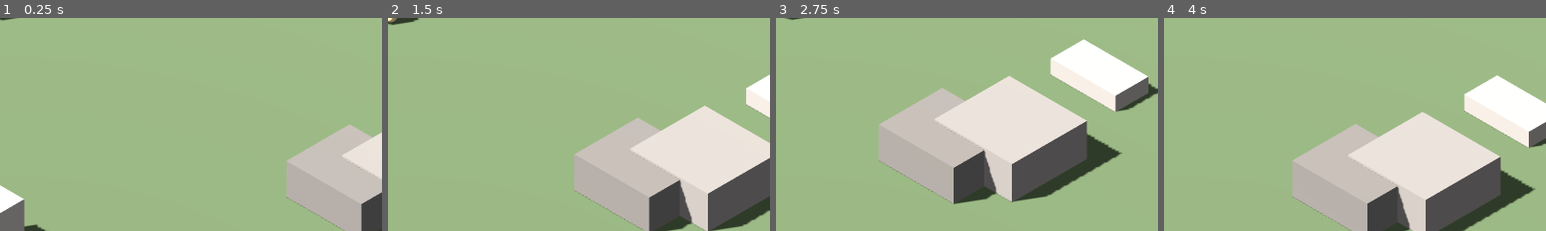
Above: before the commit, frames 1-4 (left to right).
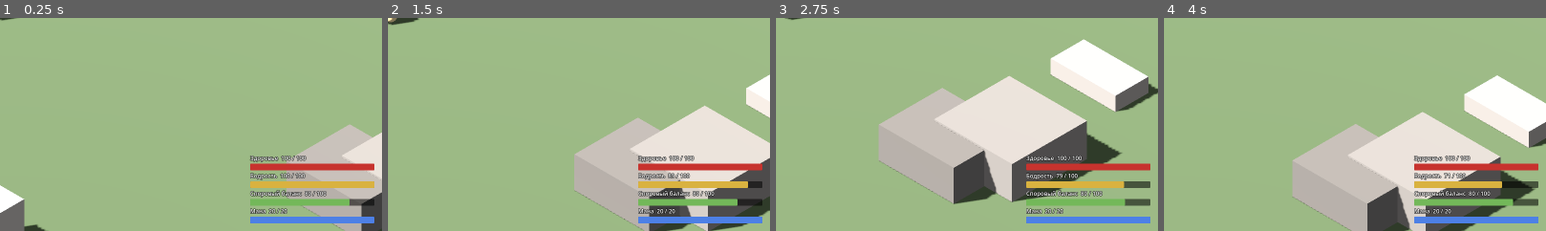
Above: after the commit, the same moments.

Repository: lama2x2/cheater-rpg
Game: Godot game, scene res://scenes/main.tscn
Same seed, same stepped clock (60 frames per second), same inputs: the game is played once before the commit and once after it.
Inputs (mouse positions are % of the whole screen's width and height, from its top left):
- Up to frame 1 (0.25 s): no input
- Up to frame 2 (1.5 s): move the mouse to (72, 45) at 0.52 s; hold D (move_right) 0.53-1.28 s; hold Shift (sprint) 0.53-1.28 s; click (72, 45) at 0.67 s; move the mouse to (30, 55) at 1.27 s; hold S (move_back) from 1.28 s (still down); tap Shift (sprint) at 1.35 s
- Up to frame 3 (2.75 s): move the mouse to (60, 27) at 2.02 s; release S (move_back) at 2.03 s; hold D (move_right) from 2.03 s (still down); hold Shift (sprint) from 2.03 s (still down)
- Up to frame 4 (4 s): move the mouse to (45, 70) at 2.77 s; release D (move_right) at 2.78 s; release Shift (sprint) at 2.78 s; hold W (move_forward) 2.78-3.53 s; tap Shift (sprint) at 2.85 s; click (45, 70) at 2.92 s; move the mouse to (80, 65) at 3.52 s; hold A (move_left) from 3.53 s (still down); hold Shift (sprint) from 3.53 s (still down)
The pictures show only the part of the screen within x 50-100%, y 50-100%; the shares and areas given below are measured in that part.

The runs differ from the first frame. In frame 1, 5.4% of the frame differs, in the area x 65-98%, y 64-97%; in frame 2, 5.4%; in frame 3, 5.1%; in frame 4, 5.4%.

Commit message:
M1.2: шкалы — здоровье, бодрость, споровый баланс, мана
- src/core/vitals.gd + data/vitals.json: расход, восстановление, штрафы ниже 50%, смерть на нуле
- спринт тратит бодрость, выдохшийся бежит снова с 25
- полоски в HUD, сообщения лога о споровом балансе
- сохранения v2: шкалы в секции player, миграция v1 → v2

Co-Authored-By: Claude Opus 5.5 <noreply@anthropic.com>

Diff:
--- a/data/text/ru.json
+++ b/data/text/ru.json
@@ -36,6 +36,21 @@
     "death_final": [
       "Жизни закончились. Система подводит итоги."
     ],
+    "stamina_out": [
+      "Бодрость на нуле. Рекомендация: отдышаться. Твари, впрочем, не рекомендуют.",
+      "Дыхание сбито. Бег временно недоступен."
+    ],
+    "spore_low": [
+      "Споровый баланс ниже нормы. Иммунитет работает вполсилы. Рекомендация: живчик.",
+      "Споровый баланс падает. Самочувствие объекта — тоже."
+    ],
+    "spore_critical": [
+      "Споровый баланс критический. Без живчика объект скоро станет кормом. Для чего-нибудь.",
+      "Критический споровый баланс. Система начинает отсчёт."
+    ],
+    "spore_ok": [
+      "Споровый баланс в норме. Можно жить дальше."
+    ],
     "game_saved": [
       "Состояние объекта зафиксировано ({slot})."
     ],
--- /dev/null
+++ b/data/vitals.json
@@ -0,0 +1,41 @@
+{
+  "_doc": "Шкалы героя (docs/spec/03_character.md, 3.3). Время: stamina — в реальных секундах, остальное — в игровых минутах/часах.",
+  "health": {
+    "max_base": 100,
+    "max_per_endurance_level": 10,
+    "regen_per_game_hour": 6
+  },
+  "stamina": {
+    "max_base": 100,
+    "max_per_endurance_level": 5,
+    "sprint_cost_per_second": 14,
+    "regen_per_second": 18,
+    "regen_delay_seconds": 1.0,
+    "sprint_restart_at": 25
+  },
+  "spore_balance": {
+    "max": 100,
+    "start": 80,
+    "decay_per_game_hour": 4,
+    "decay_per_stamina_spent": 0.01,
+    "penalty_below": 0.5,
+    "critical_below": 0.15,
+    "penalty_at_zero": {
+      "stamina_regen": 0.4,
+      "health_regen": 0.0,
+      "speed": 0.85
+    }
+  },
+  "mana": {
+    "max_base": 20,
+    "max_per_mental_level": 5,
+    "regen_per_game_hour": 4,
+    "regen_per_mental_level": 0.5
+  },
+  "respawn": {
+    "health": 1.0,
+    "stamina": 1.0,
+    "spore_balance_min": 0.6,
+    "mana": 0.0
+  }
+}
--- a/src/actors/player.gd
+++ b/src/actors/player.gd
@@ -33,9 +33,12 @@
 	var direction := Vector3.ZERO
 	if camera:
 		direction = Vector3(input.x, 0.0, input.y).rotated(Vector3.UP, camera.global_rotation.y)
-	var sprinting := Input.is_action_pressed("sprint") and direction.length() > 0.1
+	var vitals := PlayerState.vitals
+	var sprinting := Input.is_action_pressed("sprint") and direction.length() > 0.1 and vitals.can_sprint()
+	vitals.tick(delta, GameClock.game_minutes_for(delta), sprinting)
 	var speed: float = float(_tuning["sprint_speed"]) if sprinting else float(_tuning["walk_speed"])
 	speed *= 1.0 + float(_tuning["speed_bonus_per_level"]) * (PlayerState.stats.get_level("speed") - 1)
+	speed *= vitals.speed_multiplier()
 
 	velocity.x = direction.x * speed
 	velocity.z = direction.z * speed
--- a/src/core/save_format.gd
+++ b/src/core/save_format.gd
@@ -5,11 +5,24 @@
 ##
 ## Файл: {"save_version": N, "saved_at": unix, "sections": {"clock": {...}, "player": {...}, ...}}
 ## Миграция — функция (data: Dictionary) -> Dictionary, переводит версию K в K+1.
+##
+## История версий:
+##   1 — clock, player (stats, lives, deaths), log, hero.
+##   2 — player.vitals (шкалы). Старые сейвы получают шкалы по умолчанию.
 
-const VERSION := 1
+const VERSION := 2
 
-## Миграции по исходной версии: {K: Callable}. Пока пусто — формат v1 первый.
-const MIGRATIONS := {}
+
+## Миграции по исходной версии: {K: Callable}.
+static func migrations() -> Dictionary:
+	return {1: _v1_to_v2}
+
+
+static func _v1_to_v2(data: Dictionary) -> Dictionary:
+	var player: Dictionary = data["sections"].get("player", {})
+	if not player.is_empty() and not player.has("vitals"):
+		player["vitals"] = {}
+	return data
 
 
 static func wrap(sections: Dictionary, saved_at: float) -> Dictionary:
@@ -17,7 +30,9 @@
 
 
 ## Доводит данные до текущей версии. Возвращает {} и пишет ошибку, если это невозможно.
-static func migrate(data: Dictionary, migrations: Dictionary = MIGRATIONS, target: int = VERSION) -> Dictionary:
+## migration_table: null — встроенные migrations(); тесты передают свою таблицу.
+static func migrate(data: Dictionary, migration_table: Variant = null, target: int = VERSION) -> Dictionary:
+	var table: Dictionary = migrations() if migration_table == null else migration_table
 	if not data.has("save_version"):
 		push_error("Сохранение без save_version")
 		return {}
@@ -27,10 +42,10 @@
 		return {}
 	var result := data.duplicate(true)
 	while version < target:
-		if not migrations.has(version):
+		if not table.has(version):
 			push_error("Нет миграции сохранения с версии %d" % version)
 			return {}
-		var migration: Callable = migrations[version]
+		var migration: Callable = table[version]
 		result = migration.call(result)
 		version += 1
 		result["save_version"] = version
@@ -52,7 +67,7 @@
 
 
 ## Читает и мигрирует. Пустой словарь — файла нет или он испорчен.
-static func read_file(path: String, migrations: Dictionary = MIGRATIONS, target: int = VERSION) -> Dictionary:
+static func read_file(path: String, migration_table: Variant = null, target: int = VERSION) -> Dictionary:
 	if not FileAccess.file_exists(path):
 		return {}
 	var json := JSON.new()
@@ -62,4 +77,4 @@
 	if not json.data is Dictionary:
 		push_error("Сохранение не является объектом JSON: %s" % path)
 		return {}
-	return migrate(json.data, migrations, target)
+	return migrate(json.data, migration_table, target)
--- /dev/null
+++ b/src/core/vitals.gd
@@ -0,0 +1,200 @@
+class_name Vitals
+extends RefCounted
+## Шкалы героя: здоровье, бодрость, споровый баланс, мана.
+## Чистые правила без Node — тестируются headless. Спецификация: docs/spec/03_character.md, 3.3.
+## Бодрость живёт в реальных секундах (спринт), остальное — в игровых минутах.
+
+## Шкала дошла до нуля: "health" или "spore_balance" — смерть, "stamina" — выдохся.
+signal depleted(vital: String)
+## Споровый баланс перешёл порог: "ok", "low" (< penalty_below), "critical" (< critical_below).
+signal spore_state_changed(state: String)
+
+const HEALTH := "health"
+const STAMINA := "stamina"
+const SPORE := "spore_balance"
+const MANA := "mana"
+const ALL: PackedStringArray = [HEALTH, STAMINA, SPORE, MANA]
+const REQUIRED_KEYS: PackedStringArray = [HEALTH, STAMINA, SPORE, MANA, "respawn"]
+
+var _config: Dictionary
+var _value: Dictionary = {}
+var _max: Dictionary = {}
+var _endurance := 1
+var _mental := 1
+var _stamina_idle := 0.0
+var _winded := false
+var _spore_state := "ok"
+
+
+func _init(config: Dictionary, endurance_level: int = 1, mental_level: int = 1) -> void:
+	_config = config
+	set_stat_levels(endurance_level, mental_level)
+	for vital in ALL:
+		_value[vital] = _max[vital]
+	_value[SPORE] = float(_config[SPORE]["start"])
+	_spore_state = _spore_state_for(_value[SPORE])
+
+
+## Максимумы зависят от Выносливости и Ментальной силы. Текущие значения обрезаются.
+func set_stat_levels(endurance_level: int, mental_level: int) -> void:
+	_endurance = endurance_level
+	_mental = mental_level
+	var h: Dictionary = _config[HEALTH]
+	var s: Dictionary = _config[STAMINA]
+	var m: Dictionary = _config[MANA]
+	_max[HEALTH] = float(h["max_base"]) + float(h["max_per_endurance_level"]) * (_endurance - 1)
+	_max[STAMINA] = float(s["max_base"]) + float(s["max_per_endurance_level"]) * (_endurance - 1)
+	_max[SPORE] = float(_config[SPORE]["max"])
+	_max[MANA] = float(m["max_base"]) + float(m["max_per_mental_level"]) * (_mental - 1)
+	for vital in _value:
+		_value[vital] = minf(_value[vital], _max[vital])
+
+
+func value(vital: String) -> float:
+	return _value[vital]
+
+
+func max_value(vital: String) -> float:
+	return _max[vital]
+
+
+func fraction(vital: String) -> float:
+	return _value[vital] / _max[vital] if _max[vital] > 0.0 else 0.0
+
+
+func is_dead() -> bool:
+	return _value[HEALTH] <= 0.0 or _value[SPORE] <= 0.0
+
+
+func spore_state() -> String:
+	return _spore_state
+
+
+## Сила штрафа от спорового баланса: 0 — нет штрафа (баланс ≥ порога), 1 — баланс на нуле.
+func spore_penalty() -> float:
+	var below := float(_config[SPORE]["penalty_below"])
+	return clampf(1.0 - fraction(SPORE) / below, 0.0, 1.0)
+
+
+## Множитель от штрафа: 1.0 без штрафа, значение из penalty_at_zero — на нуле.
+func penalty_multiplier(kind: String) -> float:
+	return lerpf(1.0, float(_config[SPORE]["penalty_at_zero"][kind]), spore_penalty())
+
+
+## Бежать можно, пока не выдохся; выдохшийся снова бежит, когда бодрость ≥ sprint_restart_at.
+func can_sprint() -> bool:
+	return not _winded and _value[STAMINA] > 0.0
+
+
+## Множитель скорости движения (штраф спорового баланса).
+func speed_multiplier() -> float:
+	return penalty_multiplier("speed")
+
+
+## Шаг симуляции. real_seconds — для бодрости, game_minutes — для остального.
+func tick(real_seconds: float, game_minutes: float, sprinting: bool) -> void:
+	if is_dead():
+		return
+	var s: Dictionary = _config[STAMINA]
+	var spent := 0.0
+	if sprinting and can_sprint():
+		spent = spend_stamina(float(s["sprint_cost_per_second"]) * real_seconds)
+	else:
+		_stamina_idle += real_seconds
+		if _stamina_idle >= float(s["regen_delay_seconds"]):
+			var regen := float(s["regen_per_second"]) * real_seconds * penalty_multiplier("stamina_regen")
+			_value[STAMINA] = minf(_max[STAMINA], _value[STAMINA] + regen)
+	if _winded and _value[STAMINA] >= float(s["sprint_restart_at"]):
+		_winded = false
+
+	var hours := game_minutes / 60.0
+	var h: Dictionary = _config[HEALTH]
+	restore(HEALTH, float(h["regen_per_game_hour"]) * hours * penalty_multiplier("health_regen"))
+	var m: Dictionary = _config[MANA]
+	restore(MANA, (float(m["regen_per_game_hour"]) + float(m["regen_per_mental_level"]) * (_mental - 1)) * hours)
+
+	var sp: Dictionary = _config[SPORE]
+	drain(SPORE, float(sp["decay_per_game_hour"]) * hours + float(sp["decay_per_stamina_spent"]) * spent)
+
+
+## Тратит бодрость (спринт, удар, лазание). Возвращает реально потраченное.
+func spend_stamina(amount: float) -> float:
+	var spent := minf(amount, _value[STAMINA])
+	_value[STAMINA] -= spent
+	_stamina_idle = 0.0
+	if amount > 0.0 and _value[STAMINA] <= 0.0 and not _winded:
+		_winded = true
+		depleted.emit(STAMINA)
+	return spent
+
+
+## Урон здоровью. Возвращает true, если удар оказался смертельным.
+func damage(amount: float) -> bool:
+	return drain(HEALTH, amount)
+
+
+## Тратит ману на умение. false — маны не хватает, ничего не списано.
+func spend_mana(amount: float) -> bool:
+	if _value[MANA] < amount:
+		return false
+	_value[MANA] -= amount
+	return true
+
+
+func restore(vital: String, amount: float) -> void:
+	if amount <= 0.0 or is_dead():
+		return
+	_value[vital] = minf(_max[vital], _value[vital] + amount)
+	_update_spore_state()
+
+
+## Уменьшает шкалу. Для здоровья и спорового баланса ноль — смерть (true, сигнал один раз).
+func drain(vital: String, amount: float) -> bool:
+	if amount <= 0.0 or is_dead():
+		return false
+	_value[vital] = maxf(0.0, _value[vital] - amount)
+	_update_spore_state()
+	if _value[vital] <= 0.0 and (vital == HEALTH or vital == SPORE):
+		depleted.emit(vital)
+		return true
+	return false
+
+
+## Возрождение: здоровье и бодрость по respawn, споровый баланс не ниже минимума, мана — доля.
+func restore_after_death() -> void:
+	var r: Dictionary = _config["respawn"]
+	_value[HEALTH] = _max[HEALTH] * float(r["health"])
+	_value[STAMINA] = _max[STAMINA] * float(r["stamina"])
+	_value[SPORE] = maxf(_value[SPORE], _max[SPORE] * float(r["spore_balance_min"]))
+	_value[MANA] = _max[MANA] * float(r["mana"])
+	_winded = false
+	_stamina_idle = 0.0
+	_update_spore_state()
+
+
+func to_dict() -> Dictionary:
+	return _value.duplicate()
+
+
+func load_dict(data: Dictionary) -> void:
+	for vital in ALL:
+		_value[vital] = clampf(float(data.get(vital, _value[vital])), 0.0, _max[vital])
+	_winded = false
+	_spore_state = _spore_state_for(_value[SPORE])
+
+
+func _update_spore_state() -> void:
+	var state := _spore_state_for(_value[SPORE])
+	if state != _spore_state:
+		_spore_state = state
+		spore_state_changed.emit(state)
+
+
+func _spore_state_for(amount: float) -> String:
+	var sp: Dictionary = _config[SPORE]
+	var f := amount / float(sp["max"])
+	if f < float(sp["critical_below"]):
+		return "critical"
+	if f < float(sp["penalty_below"]):
+		return "low"
+	return "ok"
--- a/src/main.gd
+++ b/src/main.gd
@@ -5,6 +5,7 @@
 const PlayerScript := preload("res://src/actors/player.gd")
 const IsoCameraScript := preload("res://src/world/iso_camera.gd")
 const DebugHudScript := preload("res://src/ui/debug_hud.gd")
+const VitalsBarsScript := preload("res://src/ui/vitals_bars.gd")
 
 const GROUND_SIZE := 200.0
 const OBSTACLE_COUNT := 40
@@ -28,6 +29,7 @@
 	player.camera = camera
 
 	add_child(DebugHudScript.new())
+	add_child(VitalsBarsScript.new())
 	SystemLog.post("welcome")
 	_handle_debug_args()
 
--- a/src/services/content.gd
+++ b/src/services/content.gd
@@ -5,6 +5,7 @@
 const RULES_PATH := "res://data/rules.json"
 const PLAYER_PATH := "res://data/player.json"
 const TEXTS_PATH := "res://data/text/ru.json"
+const VITALS_PATH := "res://data/vitals.json"
 
 var _cache: Dictionary = {}
 
@@ -21,6 +22,10 @@
 	return _cached(PLAYER_PATH, ["walk_speed", "sprint_speed", "speed_bonus_per_level", "sprint_progress_per_meter", "gravity"])
 
 
+func vitals_config() -> Dictionary:
+	return _cached(VITALS_PATH, Vitals.REQUIRED_KEYS)
+
+
 func texts() -> Dictionary:
 	return _cached(TEXTS_PATH, ["stat_names", "log"])
 
--- a/src/services/game_clock.gd
+++ b/src/services/game_clock.gd
@@ -31,6 +31,11 @@
 	minutes = float(data["minutes"])
 
 
+## Сколько игровых минут проходит за real_seconds реального времени.
+func game_minutes_for(real_seconds: float) -> float:
+	return real_seconds * _minutes_per_second
+
+
 func day() -> int:
 	return floori(minutes / MINUTES_PER_DAY) + 1
 
--- a/src/services/player_state.gd
+++ b/src/services/player_state.gd
@@ -1,7 +1,8 @@
 extends Node
-## Состояние героя: характеристики и жизни. Связывает правила (src/core) со сценой и логом.
+## Состояние героя: характеристики, шкалы и жизни. Связывает правила (src/core) со сценой и логом.
 
 var stats: StatBlock
+var vitals: Vitals
 var lives: int = 0
 var deaths: int = 0
 var _rng := RandomNumberGenerator.new()
@@ -11,6 +12,9 @@
 	stats = StatBlock.new(Content.stats_config())
 	lives = int(Content.rules()["lives_start"])
 	stats.stat_level_changed.connect(_on_stat_level_changed)
+	vitals = Vitals.new(Content.vitals_config(), stats.get_level("endurance"), stats.get_level("mental"))
+	vitals.depleted.connect(_on_vital_depleted)
+	vitals.spore_state_changed.connect(_on_spore_state_changed)
 
 
 func add_progress(stat: String, points: float) -> void:
@@ -28,20 +32,39 @@
 	SystemLog.post("death", {"life": life_number, "lives": lives}, "death")
 	if lives == 0:
 		SystemLog.post("death_final", {}, "death")
+	# Пока нет экрана возрождения (задача 3) — герой сразу встаёт на месте.
+	vitals.restore_after_death()
 	EventBus.player_died.emit(cause, lives)
 
 
 func to_dict() -> Dictionary:
-	return {"stats": stats.to_dict(), "lives": lives, "deaths": deaths}
+	return {"stats": stats.to_dict(), "vitals": vitals.to_dict(), "lives": lives, "deaths": deaths}
 
 
 func load_dict(data: Dictionary) -> void:
 	stats.load_dict(data["stats"])
+	vitals.set_stat_levels(stats.get_level("endurance"), stats.get_level("mental"))
+	vitals.load_dict(data["vitals"])
 	lives = int(data["lives"])
 	deaths = int(data["deaths"])
 
 
+func _on_vital_depleted(vital: String) -> void:
+	if vital == Vitals.STAMINA:
+		SystemLog.post("stamina_out", {}, "warning")
+	elif vital == Vitals.SPORE:
+		die("spore_balance")
+	elif vital == Vitals.HEALTH:
+		die("health")
+
+
+func _on_spore_state_changed(state: String) -> void:
+	SystemLog.post("spore_" + state, {}, "info" if state == "ok" else "warning")
+
+
 func _on_stat_level_changed(stat: String, old_level: int, new_level: int) -> void:
+	if vitals and (stat == "endurance" or stat == "mental"):
+		vitals.set_stat_levels(stats.get_level("endurance"), stats.get_level("mental"))
 	var params := {"stat": Content.stat_name(stat), "level": new_level}
 	if new_level < old_level:
 		SystemLog.post("stat_level_lost", params, "warning")
--- /dev/null
+++ b/src/ui/vitals_bars.gd
@@ -0,0 +1,69 @@
+extends CanvasLayer
+## Полоски шкал героя внизу по центру: здоровье, бодрость, споровый баланс, мана.
+## Споровый баланс мигает, когда ниже порога штрафов.
+
+const BAR_SIZE := Vector2(260, 14)
+const BARS := [
+	["health", "Здоровье", Color(0.78, 0.2, 0.18)],
+	["stamina", "Бодрость", Color(0.85, 0.7, 0.25)],
+	["spore_balance", "Споровый баланс", Color(0.45, 0.72, 0.35)],
+	["mana", "Мана", Color(0.3, 0.5, 0.9)],
+]
+
+var _bars: Dictionary = {}
+var _labels: Dictionary = {}
+var _time := 0.0
+
+
+func _ready() -> void:
+	var font := SystemFont.new()
+	font.font_names = PackedStringArray(["Menlo", "Monaco", "Courier New"])
+	var box := VBoxContainer.new()
+	box.anchor_left = 1.0
+	box.anchor_right = 1.0
+	box.anchor_top = 1.0
+	box.anchor_bottom = 1.0
+	box.offset_right = -16
+	box.offset_bottom = -16
+	box.grow_horizontal = Control.GROW_DIRECTION_BEGIN
+	box.grow_vertical = Control.GROW_DIRECTION_BEGIN
+	box.add_theme_constant_override("separation", 3)
+	add_child(box)
+	for spec: Array in BARS:
+		var label := Label.new()
+		label.add_theme_font_override("font", font)
+		label.add_theme_font_size_override("font_size", 12)
+		label.add_theme_constant_override("outline_size", 4)
+		label.add_theme_color_override("font_outline_color", Color(0, 0, 0, 0.85))
+		box.add_child(label)
+		var bar := ProgressBar.new()
+		bar.custom_minimum_size = BAR_SIZE
+		bar.show_percentage = false
+		bar.add_theme_stylebox_override("background", _style(Color(0, 0, 0, 0.55)))
+		bar.add_theme_stylebox_override("fill", _style(spec[2]))
+		box.add_child(bar)
+		_bars[spec[0]] = bar
+		_labels[spec[0]] = label
+
+
+func _process(delta: float) -> void:
+	_time += delta
+	var vitals := PlayerState.vitals
+	for spec: Array in BARS:
+		var vital: String = spec[0]
+		var bar: ProgressBar = _bars[vital]
+		bar.max_value = vitals.max_value(vital)
+		bar.value = vitals.value(vital)
+		_labels[vital].text = "%s  %d / %d" % [spec[1], roundi(vitals.value(vital)), roundi(vitals.max_value(vital))]
+	var spore_bar: ProgressBar = _bars["spore_balance"]
+	var state := vitals.spore_state()
+	var blink := state == "critical" or (state == "low" and fmod(_time, 1.0) < 0.5)
+	spore_bar.modulate = Color(1.6, 0.6, 0.6) if blink else Color.WHITE
+	_bars["stamina"].modulate = Color(1, 1, 1, 0.5) if not vitals.can_sprint() else Color.WHITE
+
+
+func _style(color: Color) -> StyleBoxFlat:
+	var style := StyleBoxFlat.new()
+	style.bg_color = color
+	style.set_corner_radius_all(2)
+	return style
--- a/tests/test_save.gd
+++ b/tests/test_save.gd
@@ -6,6 +6,7 @@
 const JsonDataScript := preload("res://src/core/json_data.gd")
 const PlayerStateScript := preload("res://src/services/player_state.gd")
 const GameClockScript := preload("res://src/services/game_clock.gd")
+const VitalsScript := preload("res://src/core/vitals.gd")
 
 const TEST_DIR := "user://test_saves"
 
@@ -13,6 +14,7 @@
 func _player() -> Node:
 	var player: Node = PlayerStateScript.new()
 	player.stats = StatBlockScript.new(JsonDataScript.load_dict("res://data/stats.json"))
+	player.vitals = VitalsScript.new(JsonDataScript.load_dict("res://data/vitals.json"))
 	return player
 
 
@@ -40,6 +42,13 @@
 	assert_eq(SaveFormatScript.migrate({"sections": {}}), {}, "без save_version")
 
 
+func test_v1_save_gets_default_vitals() -> void:
+	var v1 := {"save_version": 1, "sections": {"player": {"stats": {}, "lives": 9, "deaths": 0}}}
+	var result := SaveFormatScript.migrate(v1)
+	assert_eq(int(result["save_version"]), SaveFormatScript.VERSION, "доведено до текущей")
+	assert_eq(result["sections"]["player"]["vitals"], {}, "пустые шкалы → значения по умолчанию")
+
+
 func test_file_roundtrip_and_missing_file() -> void:
 	var path := TEST_DIR.path_join("roundtrip.json")
 	var data := SaveFormatScript.wrap({"clock": {"minutes": 487.123456789}}, 1.0)
@@ -56,6 +65,8 @@
 	var player := _player()
 	player.stats.add_progress("speed", 27.0)
 	player.stats.set_coefficient("luck", 1.3)
+	player.vitals.damage(33.0)
+	player.vitals.drain("spore_balance", 41.0)
 	player.lives = 6
 	player.deaths = 3
 	var clock: Node = GameClockScript.new()
--- /dev/null
+++ b/tests/test_vitals.gd
@@ -0,0 +1,128 @@
+extends "res://tests/test_case.gd"
+## Шкалы героя: docs/spec/03_character.md, 3.3.
+
+const VitalsScript := preload("res://src/core/vitals.gd")
+const JsonDataScript := preload("res://src/core/json_data.gd")
+
+
+func _config() -> Dictionary:
+	return JsonDataScript.load_dict("res://data/vitals.json").duplicate(true)
+
+
+func _vitals(endurance: int = 1, mental: int = 1) -> Vitals:
+	return VitalsScript.new(_config(), endurance, mental)
+
+
+func test_start_values_and_max_from_stats() -> void:
+	var v := _vitals()
+	assert_almost(v.value("health"), 100.0, "здоровье полное")
+	assert_almost(v.value("spore_balance"), 80.0, "споровый баланс со старта неполный")
+	var tough := _vitals(5, 3)
+	assert_almost(tough.max_value("health"), 140.0, "здоровье +10 за уровень Выносливости")
+	assert_almost(tough.max_value("stamina"), 120.0, "бодрость +5 за уровень Выносливости")
+	assert_almost(tough.max_value("mana"), 30.0, "мана +5 за уровень Ментальной силы")
+
+
+func test_sprint_spends_stamina_and_winded_until_restart() -> void:
+	var v := _vitals()
+	var seconds := 0.0
+	while v.can_sprint() and seconds < 60.0:
+		v.tick(0.1, 0.0, true)
+		seconds += 0.1
+	assert_almost(seconds, 7.2, "100 бодрости / 14 в секунду ≈ 7.2 с бега", 0.05)
+	assert_almost(v.value("stamina"), 0.0, "выдохся")
+	assert_true(not v.can_sprint(), "бег недоступен на нуле")
+	v.tick(0.5, 0.0, false)  # задержка регенерации: 0.5 с из 1
+	v.tick(0.5, 0.0, false)  # задержка вышла: +9
+	v.tick(0.5, 0.0, false)  # +9 → 18
+	assert_true(not v.can_sprint(), "18 < 25: ещё рано")
+	v.tick(0.5, 0.0, false)  # +9 → 27
+	assert_true(v.can_sprint(), "≥ 25: снова можно бежать")
+
+
+func test_stamina_regen_waits_for_delay() -> void:
+	var v := _vitals()
+	v.spend_stamina(50.0)
+	v.tick(0.5, 0.0, false)
+	v.tick(0.4, 0.0, false)
+	assert_almost(v.value("stamina"), 50.0, "в первую секунду не восстанавливается")
+	v.tick(1.0, 0.0, false)
+	assert_almost(v.value("stamina"), 68.0, "после задержки +18/с")
+
+
+func test_spore_balance_decays_with_time_and_load() -> void:
+	var v := _vitals()
+	v.tick(0.0, 120.0, false)
+	assert_almost(v.value("spore_balance"), 72.0, "2 игровых часа × 4")
+	var w := _vitals()
+	w.tick(1.0, 0.0, true)
+	assert_almost(w.value("spore_balance"), 80.0 - 14.0 * 0.01, "нагрузка: 14 бодрости × 0.01")
+
+
+func test_spore_penalties_below_half() -> void:
+	var v := _vitals()
+	assert_almost(v.spore_penalty(), 0.0, "80% — без штрафа")
+	assert_almost(v.speed_multiplier(), 1.0, "скорость без штрафа")
+	v.drain("spore_balance", 55.0)  # 25% — половина порога
+	assert_almost(v.spore_penalty(), 0.5, "25% → штраф наполовину")
+	assert_almost(v.speed_multiplier(), 0.925, "скорость между 1.0 и 0.85")
+	assert_almost(v.penalty_multiplier("health_regen"), 0.5, "регенерация здоровья вдвое")
+	v.spend_stamina(50.0)
+	v.tick(0.9, 0.0, false)
+	v.tick(1.0, 0.0, false)
+	assert_almost(v.value("stamina"), 50.0 + 18.0 * 0.7, "бодрость восстанавливается медленнее")
+
+
+func test_spore_state_signals() -> void:
+	var v := _vitals()
+	var states: Array = []
+	v.spore_state_changed.connect(func(s: String) -> void: states.append(s))
+	v.drain("spore_balance", 35.0)   # 45%
+	v.drain("spore_balance", 35.0)   # 10%
+	v.restore("spore_balance", 60.0) # 70%
+	assert_eq(states, ["low", "critical", "ok"], "переходы порогов")
+
+
+func test_zero_spore_or_health_is_death_once() -> void:
+	var v := _vitals()
+	var events: Array = []
+	v.depleted.connect(func(vital: String) -> void: events.append(vital))
+	v.tick(0.0, 60.0 * 30.0, false)  # 30 игровых часов × 4 > 80
+	assert_true(v.is_dead(), "споровый баланс 0 — смерть")
+	v.tick(0.0, 60.0, false)
+	assert_eq(events, ["spore_balance"], "сигнал один раз")
+	var h := _vitals()
+	assert_true(not h.damage(60.0), "60 урона не смертельно")
+	assert_true(h.damage(60.0), "ещё 60 — смерть")
+
+
+func test_health_and_mana_regen_in_game_time() -> void:
+	var v := _vitals(1, 3)
+	v.damage(30.0)
+	v.spend_mana(20.0)
+	v.tick(0.0, 60.0, false)
+	assert_almost(v.value("health"), 76.0, "+6 за игровой час")
+	assert_almost(v.value("mana"), 10.0 + 4.0 + 0.5 * 2, "мана: 4 + 0.5 за уровень сверх первого")
+	assert_true(not v.spend_mana(100.0), "маны не хватает")
+
+
+func test_restore_after_death() -> void:
+	var v := _vitals()
+	v.drain("spore_balance", 80.0)
+	v.restore_after_death()
+	assert_true(not v.is_dead(), "живой")
+	assert_almost(v.fraction("spore_balance"), 0.6, "споровый баланс поднят до минимума")
+	assert_almost(v.value("mana"), 0.0, "мана пуста")
+	var full := _vitals()
+	full.restore_after_death()
+	assert_almost(full.value("spore_balance"), 80.0, "высокий баланс не режется")
+
+
+func test_save_roundtrip() -> void:
+	var v := _vitals()
+	v.damage(12.5)
+	v.drain("spore_balance", 50.0)
+	var back := _vitals()
+	back.load_dict(JSON.parse_string(JSON.stringify(v.to_dict())))
+	assert_eq(back.to_dict(), v.to_dict(), "значения шкал")
+	assert_eq(back.spore_state(), "low", "состояние спорового баланса восстановлено")
Not shown, added: src/core/vitals.gd.uid
Not shown, added: src/ui/vitals_bars.gd.uid
Not shown, added: tests/test_vitals.gd.uid
Not shown, changed: docs/decisions.md
Not shown, changed: docs/next_steps.md
Not shown, changed: docs/spec/03_character.md
